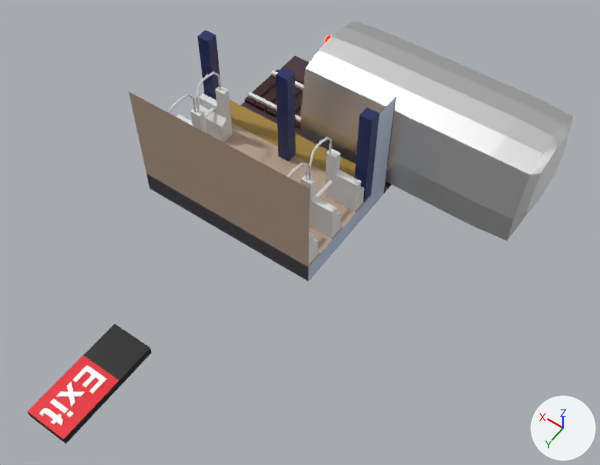
One commit to the Blender file subway_platform_2.blend: the scene before it, then after it.
One viewpoint serves both versions: a 50 mm lens placed at (-5.81, 6.54, 9.72), pointed at (-1.83, 0.97, 0.97). Every picture has the same lights, and +X, +Y and +Z are marked at lower right.

Before the edit, the objects in view are built like this:
```python
me_cube_001 = bpy.data.meshes.new('Cube.001')
me_cube_001.from_pydata(...)  # 75 vertices, 42 faces; spans x -2.0..1.0, y -2.97..1.0, z -1.0..1.0
# faces by material slot: [4, 5, 12, 21]
me_cube_001.materials.append(mat_material_001)  # blue #c0cee7
me_cube_001.materials.append(mat_material_002)  # yellow #a6863a
me_cube_001.materials.append(mat_material_003)  # brown #453037
me_cube_001.materials.append(mat_material_010)  # beige #bba28e
me_cube_010 = bpy.data.meshes.new('Cube.010')
me_cube_010.from_pydata(...)  # 16 vertices, 14 faces; spans x -1.0..1.0, y 0.6..1.0, z -1.0..2.47
me_cube_022 = bpy.data.meshes.new('Cube.022')
me_cube_022.from_pydata(...)  # 85 vertices, 69 faces; spans x -1.0..-0.37, y -0.57..1.0, z -1.0..-0.87
# faces by material slot: [29, 40]
me_cube_022.materials.append(mat_material_011)  # black #000000
me_cube_022.materials.append(mat_material_012)  # red #e7001e
me_cutext = bpy.data.meshes.new('CUText')
me_cutext.from_pydata(...)  # 304 vertices, 436 faces; spans x -0.609..0.652, y -0.008..0.516, z -0.09..0.0
me_cutext.materials.append(mat_material_013)  # white #ffffff
txt_text = bpy.data.curves.new('Text', 'FONT')
txt_text.body = ''
txt_text.align_x = 'CENTER'
ob_cube = bpy.data.objects.new('Cube', me_cube_001)
ob_cube.location = (0.0, 0.0, 1.0)
ob_cube_001 = bpy.data.objects.new('Cube.001', me_cube_022)
ob_cube_001.location = (0.0, 3.74, 1.07)
ob_cube_007 = bpy.data.objects.new('Cube.007', me_cube_010)
ob_cube_007.location = (-1.71, 0.14, 0.62)
ob_cube_007.scale = (0.266, 0.266, 0.266)
ob_text = bpy.data.objects.new('Text', me_cutext)
ob_text.location = (-0.52, 4.25, 0.22)
ob_text.rotation_euler = (0.0, 0.0, 1.571)  # degrees (0, 0, 90)
ob_text.scale = (0.666, 0.666, 0.666)
ob_text_001 = bpy.data.objects.new('Text.001', txt_text)
ob_text_001.location = (2.19, 0.0, 0.0)
# also in view: 'Sleeper' at (-0.58, -1.84, 0.04); 'Cube.009' at (-1.71, -0.25, 0.81); 'Pillar 2' at (0.89, -0.53, 1.18); 'Cube.011' at (0.72, -0.35, 0.81); 'Train' at (-2.13, -1.93, 0.91)
```
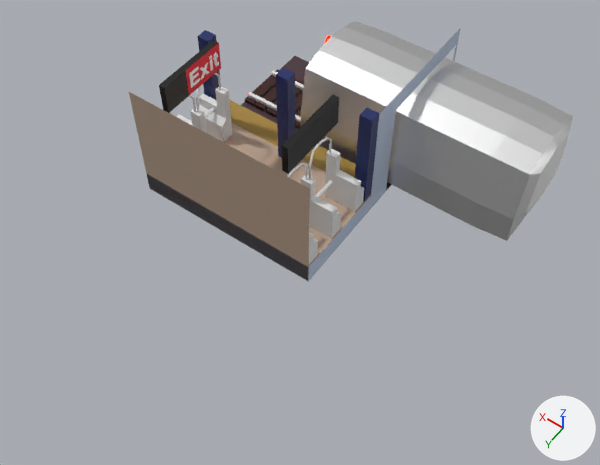
Commit message: More changes to station

Diff of the bpy script that builds the scene:
```diff
--- a/subway_platform_2.blend.py
+++ b/subway_platform_2.blend.py
@@ me_cube_001 @@
 # used by ob_cube; location = (0.0, 0.0, 1.0)
-me_cube_001.from_pydata(...)  # 75 vertices, 42 faces; spans x -2.0..1.0, y -2.97..1.0, z -1.0..1.0
+me_cube_001.from_pydata(...)  # 64 vertices, 37 faces; spans x -2.0..1.0, y -2.97..1.0, z -1.0..1.0
+# me_cube_001 part 1
+# 20 vertices are removed from x -2.0, y -1.03..-1.0, z -0.8..1.0
+# 11 faces are deleted
+# 9 vertices are added at x -2.0, y -2.83..-1.07, z -1.0..1.0
+# 6 new faces join them, mat_material_001 (blue #c0cee7)
 me_cube_001.materials.append(mat_material_001)
@@ me_cutext_002 @@
+me_cutext_002 = me_cutext.copy(); me_cutext_002.name = 'CUText.002'  # the mesh of ob_text
@@ ob_cube_001 @@
 ob_cube_001 = bpy.data.objects.new('Cube.001', me_cube_022)
-ob_cube_001.location = (0.0, 3.74, 1.07)
+ob_cube_001.location = (-0.84, 0.13, 1.58)
+ob_cube_001.rotation_euler = (0.0, 1.571, 0.0)  # degrees (0, 90, 0)
+ob_cube_001.scale = (0.718, 0.718, 0.718)
@@ ob_text @@
 ob_text = bpy.data.objects.new('Text', me_cutext)
-ob_text.location = (-0.52, 4.25, 0.22)
-ob_text.rotation_euler = (0.0, 0.0, 1.571)  # degrees (0, 0, 90)
-ob_text.scale = (0.666, 0.666, 0.666)
+ob_text.location = (-1.45, 0.49, 1.96)
+ob_text.rotation_euler = (1.571, 0.0, 1.571)  # degrees (90, 0, 90)
+ob_text.scale = (0.478, 0.478, 0.478)
@@ ob_text_001 @@
-ob_text_001 = bpy.data.objects.new('Text.001', txt_text)
+ob_text_001 = bpy.data.objects.new('Text.001', me_cutext_002)
 ob_text_001.location = (2.19, 0.0, 0.0)
@@ ob_cube_002 @@
+ob_cube_002 = bpy.data.objects.new('Cube.002', me_cube_022.copy())  # the mesh of ob_cube_001
+ob_cube_002.location = (-0.22, 0.49, 1.58)
+ob_cube_002.rotation_euler = (3.142, 1.571, 0.0)  # degrees (180, 90, 0)
+ob_cube_002.scale = (0.718, 0.718, 0.718)
```

Where the change shows, as pixel boxes (x1, y1, x2, y2) in the pictures (600 x 465 px):
'Cube', reshaped: before (129, 56, 396, 281); after (129, 28, 461, 281)
'Cube.001', moved, turned, rescaled: before (27, 324, 152, 444); after (282, 95, 339, 174)
'Cube.002', added: after (159, 40, 221, 113)
    faces in mat_material_011 (black #000000): (159, 40, 219, 113)
    faces in mat_material_012 (red #e7001e): (185, 43, 221, 95)
'Text', moved, turned, rescaled (not visible afterwards): before (39, 365, 107, 426)
'Text.001', now drawn: after (189, 52, 219, 88)
part 1 of me_cube_001, cut back: before (371, 97, 396, 195); after (371, 28, 461, 195)
